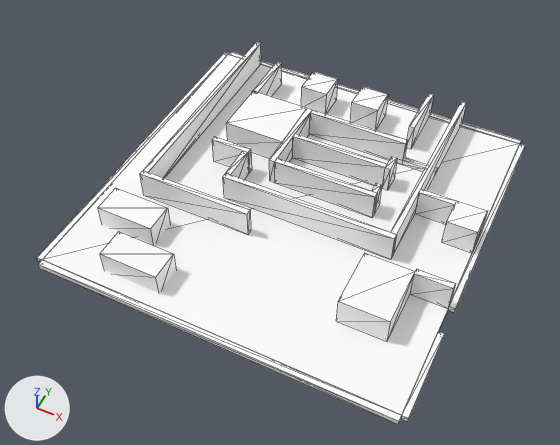
The OBJ model Assets/Meshes/UnityPackage/Exported/Lab/Lab.obj, before and after one commit.
Both versions are drawn from a camera (50 mm lens) standing at (42.4, -50.0, 51.1) and looking at (4.0, 26.7, -44.8). Lighting does not change. The marker at lower left points along +X, +Y and +Z. The older version comes first. Mesh edges are drawn as thin lines. Where no turn or scale is listed for an object, it has been applied to the vertices. Vertices at exactly the same position are counted once.

Names of what the first picture shows: 'Lab'.
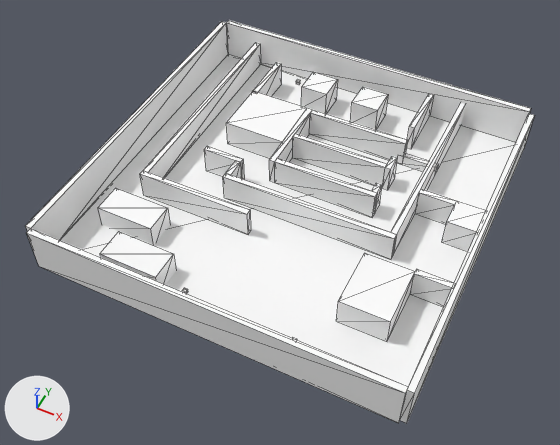
The newer file is also turned or shifted as a whole; pictures and numbers use the older file's frame.

Diff of the bpy script that builds the scene:
```diff
--- a/Assets/Meshes/UnityPackage/Exported/Lab/Lab.obj.py
+++ b/Assets/Meshes/UnityPackage/Exported/Lab/Lab.obj.py
@@ me_lab @@
 # used by ob_lab; location = (0.0, 0.0, 0.0)
 # verts and faces of me_lab; kept vertices keep their numbers, new ones are numbered from 240
 # before: 162 (16.5, 47.7, -42.8) at pixel (397, 158), 163 (23.5, 47.7, -42.8) at pixel (435, 171), 164 (16.5, 48.7, -42.8), 165 (23.5, 48.7, -42.8) at pixel (437, 167)
 # before: 180 (-6.5, 33.7, -38.8) at pixel (242, 150), 181 (-5.5, 33.7, -38.8) at pixel (248, 152), 182 (-6.5, 33.7, -43.8), 183 (-5.5, 33.7, -43.8) at pixel (248, 173)
-me_lab.from_pydata(...)  # 240 vertices, 360 faces; spans x -26.5..35.5, y 1.2..63.2, z -44.8..-38.7
+me_lab.from_pydata(...)  # 272 vertices, 408 faces; spans x -26.5..35.5, y 1.2..63.2, z -44.8..-36.3
+# me_lab part 1: a new loose piece, a box spanning x -25.5..34.5, y 62.2..63.2, z -44.3..-36.3, in mat_default (white #ffffff)
+# me_lab part 2: a new loose piece, a box spanning x -25.5..34.5, y 1.2..2.2, z -44.3..-36.3, in mat_default (white #ffffff)
+# me_lab part 3: a new loose piece, a box spanning x -26.5..-25.5, y 2.2..62.2, z -44.3..-36.3, in mat_default (white #ffffff)
+# me_lab part 4: a new loose piece, a box spanning x 34.5..35.5, y 1.7..61.7, z -44.3..-36.3, in mat_default (white #ffffff)
+# me_lab part 5: the loose piece of 8 vertices spanning x -12.5..-5.5, y 33.7..34.7, z -43.8..-38.8 is moved by (0.0, -2.7, 0.0)
+# me_lab part 6: the loose piece of 8 vertices spanning x -25.5..34.5, y 1.2..2.2, z -44.8..-43.8 is deleted
+# me_lab part 7: the loose piece of 8 vertices spanning x -26.5..-25.5, y 2.2..62.2, z -44.8..-43.8 is deleted
+# me_lab part 8: the loose piece of 8 vertices spanning x 34.5..35.5, y 22.2..62.2, z -44.8..-43.8 is deleted
+# me_lab part 9: the loose piece of 8 vertices spanning x -25.5..34.5, y 62.2..63.2, z -44.8..-43.8 is deleted
+# me_lab part 10: the loose piece of 8 vertices spanning x 34.5..35.5, y 2.2..17.2, z -44.8..-43.8 is deleted
+# me_lab part 11
+for i in [*range(162, 166)]: verts[i] += (0.0, 0.0, 1.0)
+# me_lab part 12
+for i in [*range(180, 184)]: verts[i] += (0.0, -2.5, 0.0)
+# other edits to the shape of me_lab do not show in these pictures
 me_lab.materials.append(mat_default)
```

Changed parts and their boxes [x1, y1, x2, y2] in the pictures (560 x 445 px; the box of a moved part takes in the faces that stretch with it):
'Lab', reshaped
    before: [37, 42, 525, 425]
    after: [26, 20, 535, 423]
part 1 of me_lab, added
    after: [226, 20, 531, 143]
part 2 of me_lab, added
    after: [27, 228, 408, 423]
part 3 of me_lab, added
    after: [26, 21, 228, 240]
part 4 of me_lab, added
    after: [400, 114, 535, 423]
part 5 of me_lab, moved or reshaped
    before: [212, 137, 252, 173]
    after: [204, 146, 244, 179]
part 6 of me_lab, deleted
    before: [38, 260, 402, 425]
part 7 of me_lab, deleted
    before: [37, 53, 228, 262]
part 8 of me_lab, deleted
    before: [448, 144, 525, 312]
part 9 of me_lab, deleted
    before: [229, 52, 521, 144]
part 10 of me_lab, deleted
    before: [401, 332, 445, 422]
part 11 of me_lab, moved or reshaped
    before: [397, 157, 438, 174]
    after: [397, 153, 438, 174]
part 12 of me_lab, moved or reshaped
    before: [226, 151, 249, 180]
    after: [226, 160, 242, 178]
